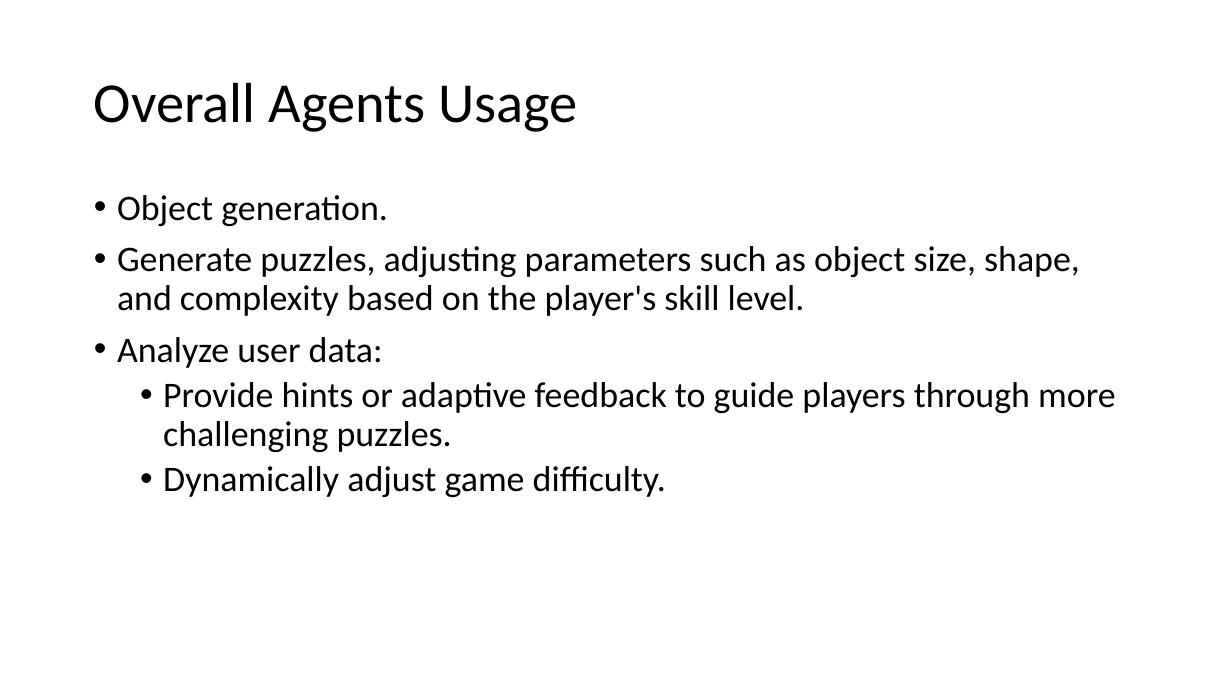
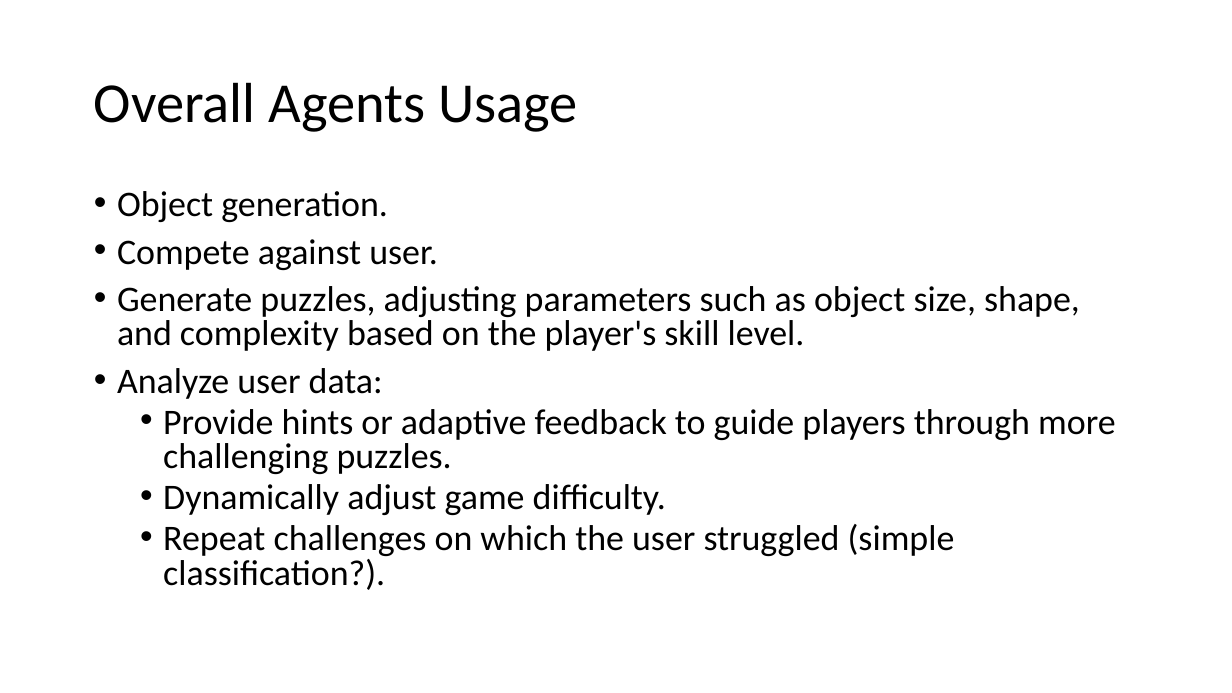
Before and after one commit to ztsv-av/xr_ml, a slide deck: slide 20 of vr_ideas.pptx (slide 21 before the commit). Drawn at 1232x693 pixels with LibreOffice and Linux fonts; fonts in the diff are those of the drawing. Boxes give left, top, right and bottom in pixels: in the first picture for what was removed or moved away, otherwise in the second. Text is boxed around its words. In the diff, an @@ line names an element or a change of style, - is before the commit and + after.

```diff
--- a/vr_ideas.pptx
+++ b/vr_ideas.pptx
@@ text at (117,191,1115,515): line spacing 0.9 to 0.8 @@
@@ text at (117,239,438,270): paragraph added @@
+• Compete against user.
@@ text at (163,524,955,590): paragraph added @@
+  • Repeat challenges on which the user struggled (simple classification?).
```
Also in this commit, not shown: 9 other slides changed, 1 slide removed.
